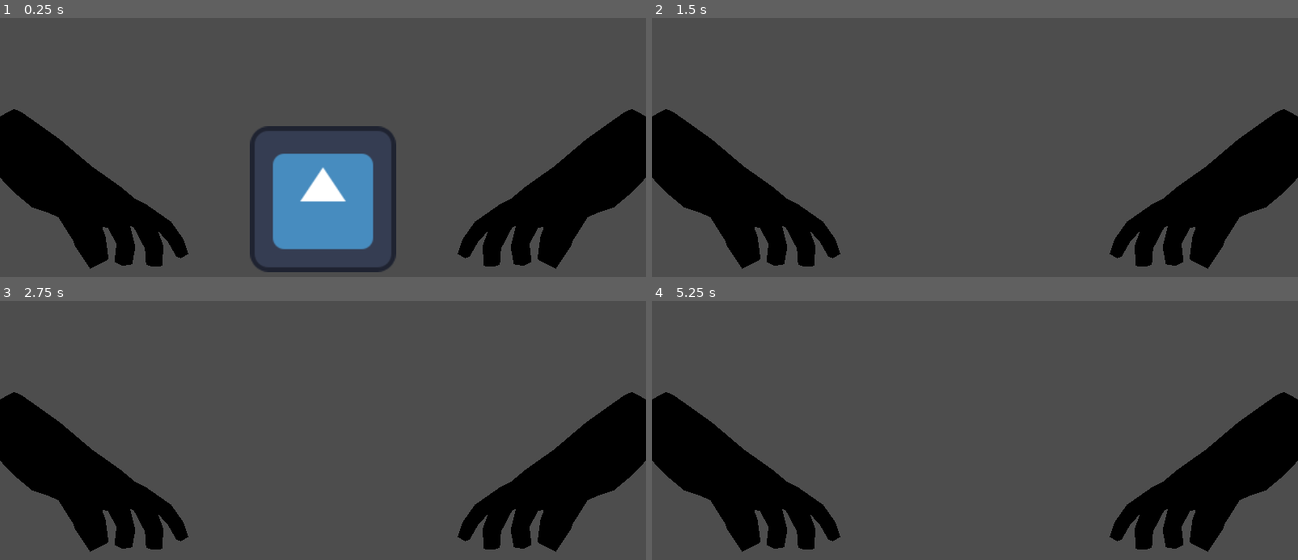
Above: before the commit, frames 1-4 (two rows, left to right).
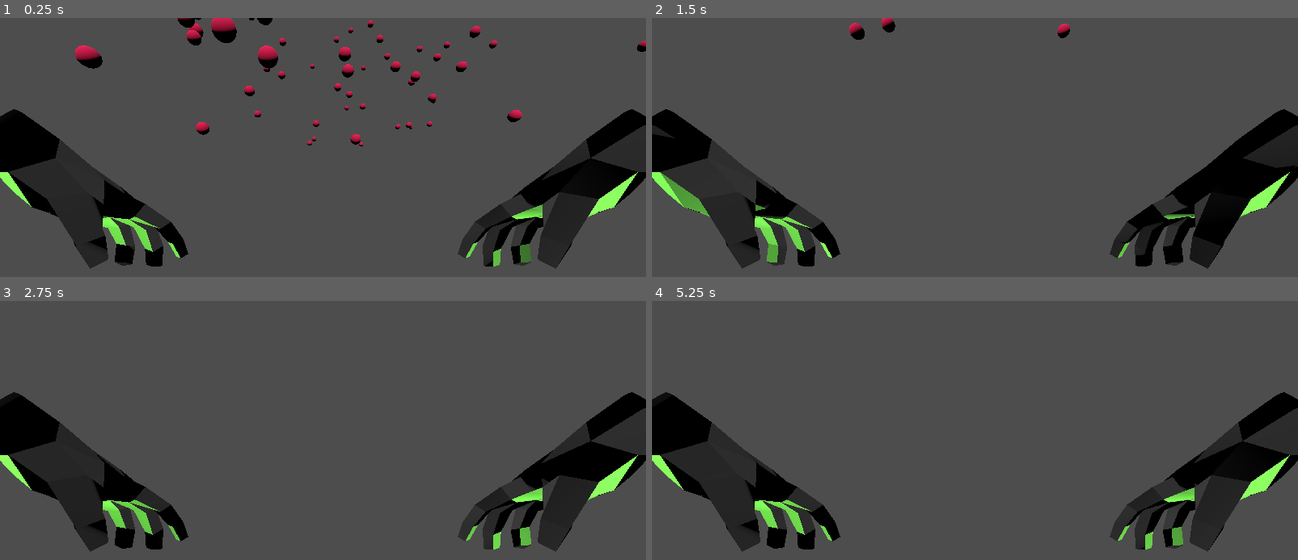
Above: after the commit, the same moments.

Repository: PietroCarrara/tabletop-simulator
Game: Godot game, scene res://root.tscn
Two runs of this game, one before a commit and one after it. Both use one fixed random seed, a clock stepped at 60 frames per second and the inputs below. The engine's default icon, where the game draws it, is replaced by a stand-in: a white triangle on a blue panel in a dark square.
Inputs (mouse positions are in pixels of both pictures, inside the frame that each line leads up to):
- Up to frame 1 (0.25 s): no input
- Up to frame 2 (1.5 s): tap Enter at 0.5 s; move the mouse to (1007, 196) at 0.52 s; hold W from 0.53 s (still down); move the mouse to (942, 199) at 1.27 s
- Up to frame 3 (2.75 s): keep holding W; tap Space at 2 s; move the mouse to (335, 474) at 2.02 s
- Up to frame 4 (5.25 s): keep holding W; tap Enter at 2.75, 4.25 s; move the mouse to (968, 487) at 2.77 s; tap Space at 3.5, 5 s; move the mouse to (1020, 487) at 3.52 s; move the mouse to (923, 477) at 4.27 s; move the mouse to (981, 482) at 5.02 s

The runs differ from the first frame. In frame 1, 19% of the frame differs, in the area x 0-100%, y 0-99%; in frame 2, 7.7%; in frame 3, 9.0%; in frame 4, 9.0%.

Commit message:
Plot and scatter data points

Diff:
--- a/root.tscn
+++ b/root.tscn
@@ -1,7 +1,6 @@
-[gd_scene load_steps=10 format=3 uid="uid://dpd6s8seysh5d"]
+[gd_scene load_steps=9 format=3 uid="uid://dpd6s8seysh5d"]
 
 [ext_resource type="PackedScene" uid="uid://c8xwumx186b27" path="res://Assets/Hand_Left.scn" id="1_0ikst"]
-[ext_resource type="Texture2D" uid="uid://kqcfdo8ew23a" path="res://icon.svg" id="1_eu7mx"]
 [ext_resource type="Script" path="res://root.gd" id="1_vqcta"]
 [ext_resource type="PackedScene" uid="uid://1lq3jdmeyvgb" path="res://Assets/Hand_Right.scn" id="2_0jefg"]
 [ext_resource type="Script" path="res://scripts/debug_move_player.gd" id="2_xvtds"]
@@ -19,6 +18,9 @@
 
 [node name="root" type="Node3D"]
 script = ExtResource("1_vqcta")
+
+[node name="DirectionalLight3D" type="DirectionalLight3D" parent="."]
+transform = Transform3D(1, 0, 0, 0, 0.720527, 0.693427, 0, -0.693427, 0.720527, 0, 4.72477, 2.60841)
 
 [node name="XROrigin3D" type="XROrigin3D" parent="."]
 script = ExtResource("2_xvtds")
@@ -40,12 +42,13 @@
 [node name="Hand_Right" parent="XROrigin3D/right_hand" instance=ExtResource("2_0jefg")]
 transform = Transform3D(-5.19923e-08, -1.18945, 0, -5.19923e-08, 2.27266e-15, -1.18945, 1.18945, -5.19923e-08, -5.19923e-08, 0.5, 0, -0.5)
 
-[node name="Sprite3D" type="Sprite3D" parent="."]
-transform = Transform3D(1, 0, 0, 0, 1, 0, 0, 0, 1, 0, 0, -2.07766)
-texture = ExtResource("1_eu7mx")
-
 [node name="dataset_loader" type="Node3D" parent="."]
 script = ExtResource("6_b2v35")
+axis1 = 1
+axis2 = 5
+axis3 = 10
+axes_length = 20.0
+sphere_scale = 0.3
 
 [node name="wine_spheres" type="MultiMeshInstance3D" parent="dataset_loader"]
 multimesh = SubResource("MultiMesh_7hvi0")
--- a/scenes/wine_sphere.tscn
+++ /dev/null
@@ -1,16 +0,0 @@
-[gd_scene load_steps=4 format=3 uid="uid://dgepcrtjn5glc"]
-
-[sub_resource type="StandardMaterial3D" id="StandardMaterial3D_xv5sy"]
-albedo_color = Color(0.883414, 0.0581962, 0.305762, 1)
-
-[sub_resource type="SphereMesh" id="SphereMesh_c6n1w"]
-material = SubResource("StandardMaterial3D_xv5sy")
-
-[sub_resource type="MultiMesh" id="MultiMesh_e0m3x"]
-transform_format = 1
-mesh = SubResource("SphereMesh_c6n1w")
-
-[node name="WineSphere" type="Node3D"]
-
-[node name="MultiMeshInstance3D" type="MultiMeshInstance3D" parent="."]
-multimesh = SubResource("MultiMesh_e0m3x")
--- a/scripts/dataset_loader.gd
+++ b/scripts/dataset_loader.gd
@@ -1,34 +1,51 @@
 extends Node3D
-
-const wine_sphere_scene: PackedScene = preload("res://scenes/wine_sphere.tscn")
 
 @onready var dataset: Array[Dictionary] = load_dataset()
 @onready var wine_spheres: MultiMesh = $wine_spheres.multimesh
 
+@export var axis1: WineProperty
+@export var axis2: WineProperty
+@export var axis3: WineProperty
+@export var axes_length: float
+@export_range(0.01, 2, 0.01) var sphere_scale: float
+
+@onready var sphere_scale_basis = Basis.from_scale(Vector3(sphere_scale, sphere_scale, sphere_scale))
+
 func _ready() -> void:
     wine_spheres.instance_count = self.dataset.size()
+
+    var min_max_values: Dictionary = {}
+    for item in self.dataset:
+        for property in item:
+            var prop_value = item[property]
+            if property not in min_max_values:
+                # Poor man's tuple
+                min_max_values[property] = Vector2(prop_value, prop_value)
+            else:
+                var min = min_max_values[property].x
+                var max = min_max_values[property].y
+                if prop_value < min:
+                    min_max_values[property].x = prop_value
+                if prop_value > max:
+                    min_max_values[property].y = prop_value
+
     for i in range(self.dataset.size()):
+        var axis_x = prop_to_string(axis1)
+        var axis_y = prop_to_string(axis2)
+        var axis_z = prop_to_string(axis3)
+
+        assert(axis_x in self.dataset[i], "Missing axis 1")
+        assert(axis_y in self.dataset[i], "Missing axis 2")
+        assert(axis_z in self.dataset[i], "Missing axis 3")
+
+        var x = (self.dataset[i][axis_x] - min_max_values[axis_x].x) / (min_max_values[axis_x].y - min_max_values[axis_x].x) * axes_length
+        var y = (self.dataset[i][axis_y] - min_max_values[axis_y].x) / (min_max_values[axis_y].y - min_max_values[axis_y].x) * axes_length
+        var z = (self.dataset[i][axis_z] - min_max_values[axis_z].x) / (min_max_values[axis_z].y - min_max_values[axis_z].x) * axes_length
+
         wine_spheres.set_instance_transform(
             i,
-            Transform3D(Basis(), Vector3(i, i, i))
+            Transform3D(sphere_scale_basis, Vector3(x - axes_length/2, y, -z))
         )
-
-        #var wine_sphere: Node = wine_sphere_scene.instantiate().with_data(
-            #wine["Class"],
-            #wine["Alcohol"],
-            #wine["MalicAcid"],
-            #wine["Ash"],
-            #wine["AshAlcalinity"],
-            #wine["Magnesium"],
-            #wine["TotalPhenols"],
-            #wine["Flavanoids"],
-            #wine["NonflavanoidPhenols"],
-            #wine["Proanthocyanins"],
-            #wine["ColorIntensity"],
-            #wine["Hue"],
-            #wine["OD280/OD315"],
-            #wine["Proline"]
-        #)
 
 func load_dataset() -> Array[Dictionary]:
     var file = FileAccess.open("res://Assets/wine.csv", FileAccess.READ)
@@ -54,3 +71,52 @@
         dataset.push_back(parsed_item)
 
     return dataset
+
+
+enum WineProperty {
+    Class,
+    Alcohol,
+    MalicAcid,
+    Ash,
+    AshAlcalinity,
+    Magnesium,
+    TotalPhenols,
+    Flavanoids,
+    NonflavanoidPhenols,
+    Proanthocyanins,
+    ColorIntensity,
+    Hue,
+    OD280_OD315,
+    Proline
+}
+
+func prop_to_string(prop: WineProperty):
+    match prop:
+        WineProperty.Class:
+            return "Class"
+        WineProperty.Alcohol:
+            return "Alcohol"
+        WineProperty.MalicAcid:
+            return "MalicAcid"
+        WineProperty.Ash:
+            return "Ash"
+        WineProperty.AshAlcalinity:
+            return "AshAlcalinity"
+        WineProperty.Magnesium:
+            return "Magnesium"
+        WineProperty.TotalPhenols:
+            return "TotalPhenols"
+        WineProperty.Flavanoids:
+            return "Flavanoids"
+        WineProperty.NonflavanoidPhenols:
+            return "NonflavanoidPhenols"
+        WineProperty.Proanthocyanins:
+            return "Proanthocyanins"
+        WineProperty.ColorIntensity:
+            return "ColorIntensity"
+        WineProperty.Hue:
+            return "Hue"
+        WineProperty.OD280_OD315:
+            return "OD280/OD315"
+        WineProperty.Proline:
+            return "Prolin"
